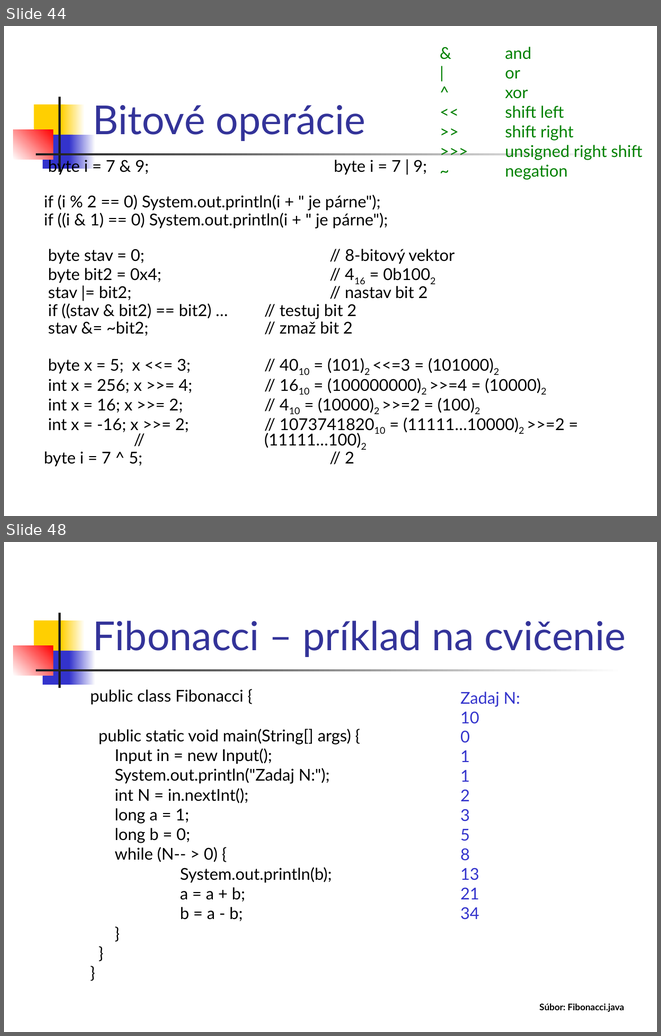
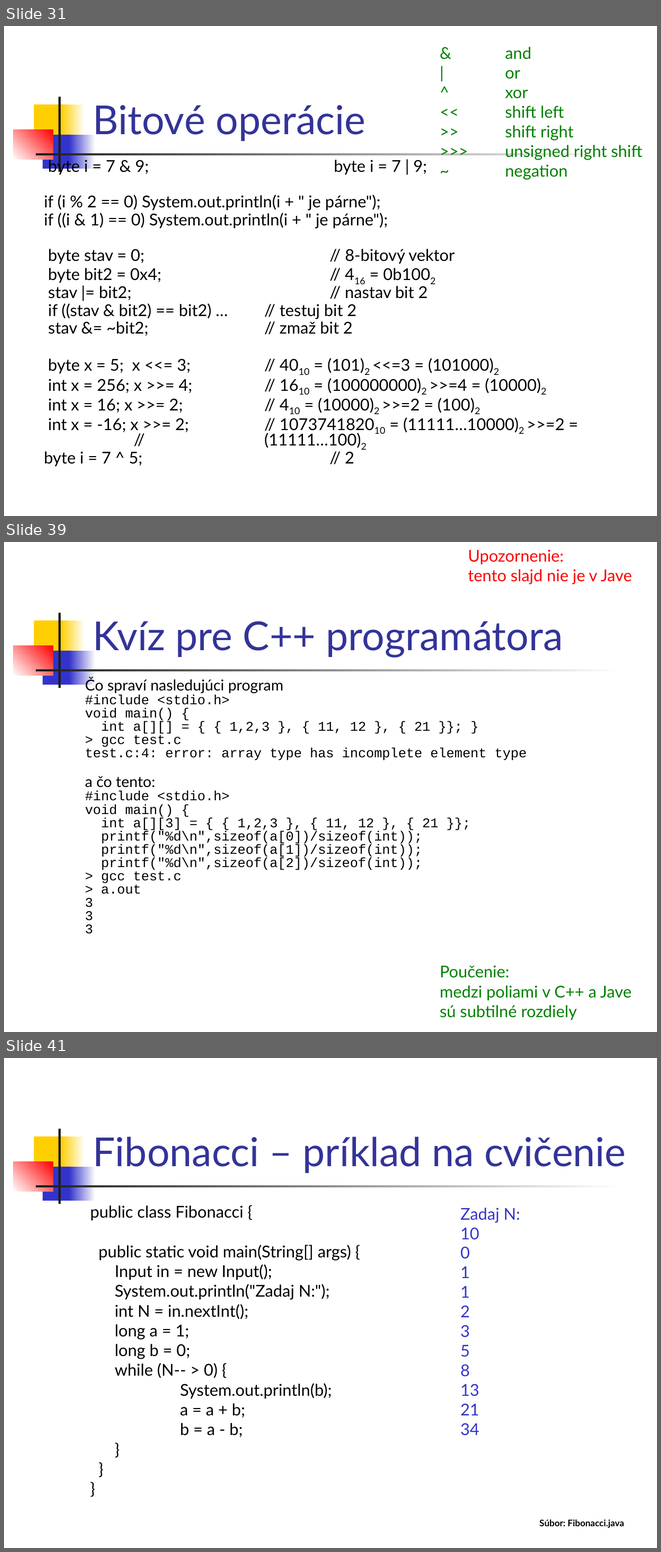
Before and after one commit to Programovanie4/Prednasky, a slide deck: 01/01_java.ppt. Shown one above the other, each under a label of ours: slides 44 and 48 before the commit, slides 31, 39 and 41 after it; the slides between them are not shown. The pictures are 661x1036 and 661x1552 pixels, drawn with LibreOffice and Linux fonts; fonts in the diff are those of the drawing. Boxes give left, top, right and bottom in pixels: in the first picture for what was removed or moved away, otherwise in the second. Text is boxed around its words. In the diff, an @@ line names an element or a change of style, - is before the commit and + after.

```diff
--- a/01/01_java.ppt
+++ b/01/01_java.ppt
@@ slide 39 added at <box>4,542,657,1032</box>, background #FFFFFF; not listed: 7 template elements that a slide beside it also shows @@
@@ text added at <box>468,549,632,584</box>, 18 pt, text #FF0000 @@
+Upozornenie:
+tento slajd nie je v Jave
@@ title added at <box>93,621,563,657</box>, 44 pt, text #333399 @@
+Kvíz pre C++ programátora
@@ text added at <box>85,678,527,934</box>, 14.8 pt, text #000000 @@
+Čo spraví nasledujúci program
+#include <stdio.h>
+void main() {
+int a[][] = { { 1,2,3 }, { 11, 12 }, { 21 }}; }
+> gcc test.c
+test.c:4: error: array type has incomplete element type
+a čo tento:
+#include <stdio.h>
+void main() {
+int a[][3] = { { 1,2,3 }, { 11, 12 }, { 21 }};
+printf("%d\n",sizeof(a[0])/sizeof(int));
+printf("%d\n",sizeof(a[1])/sizeof(int));
+printf("%d\n",sizeof(a[2])/sizeof(int));
+> gcc test.c
+> a.out
+3
+3
+3
@@ text added at <box>440,965,632,1020</box>, 18 pt, text #008000 @@
+Poučenie:
+medzi poliami v C++ a Jave
+sú subtilné rozdiely
@@ what was slide 44 is now slide 31 @@
@@ what was slide 48 is now slide 41 @@
```
Also in this commit, not shown: 9 slides changed, 8 other slides added, 16 slides removed, 2 other files.
